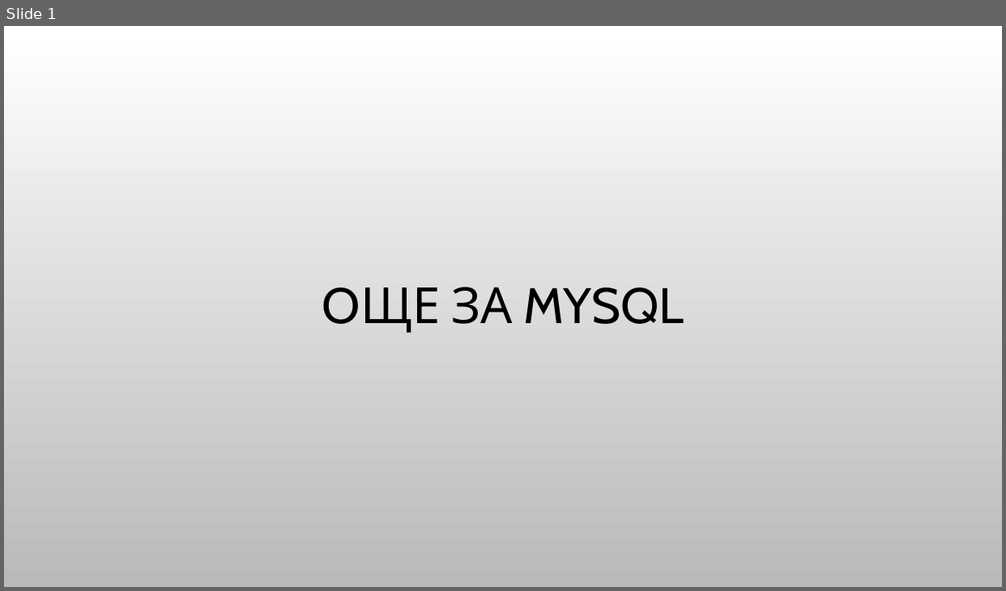
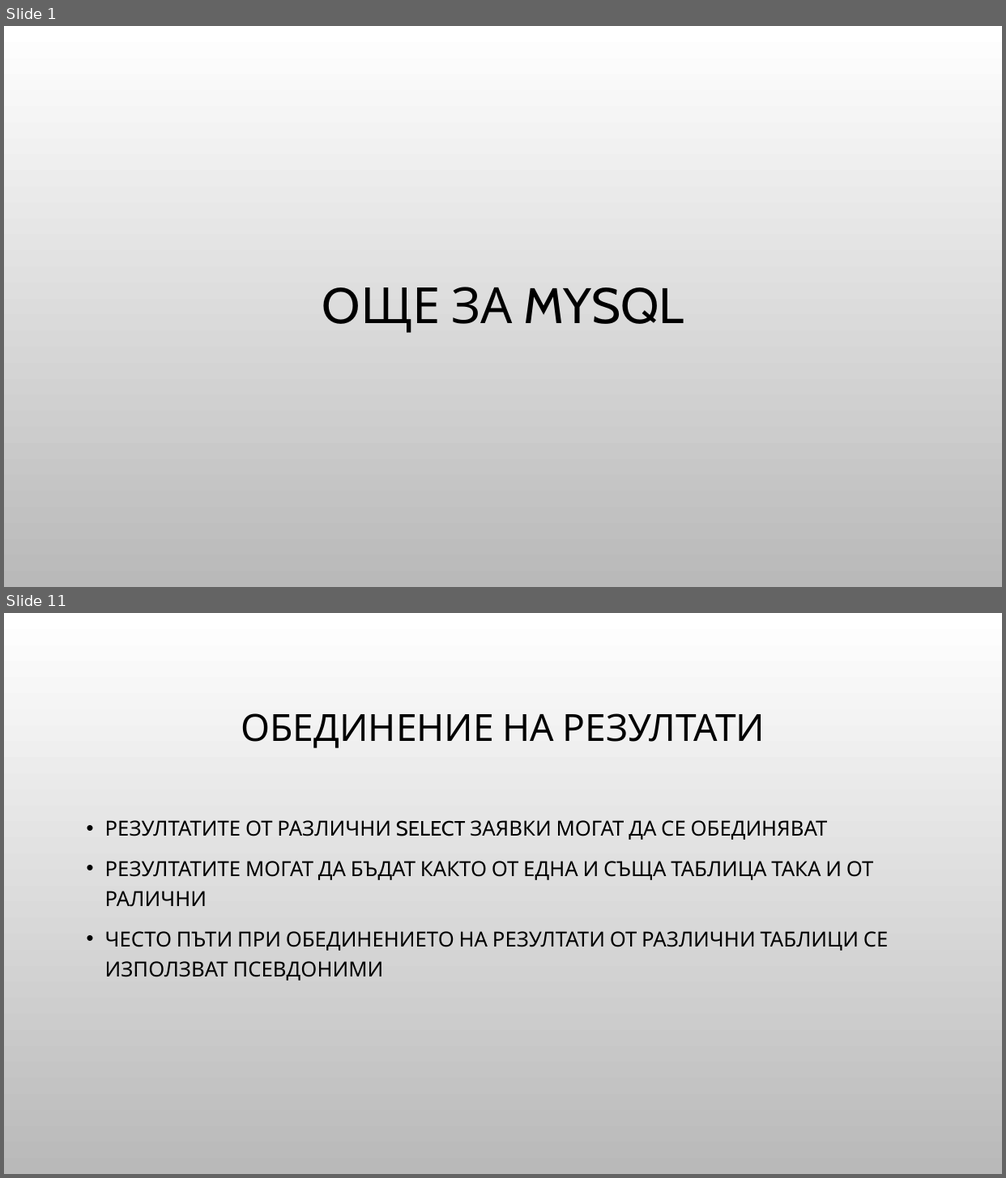
Before and after one commit to Bilyukov/php-mysql-course, a slide deck: 10.advanced-mysql.pptx. Shown one above the other, each under a label of ours: slide 1 before the commit, slides 1 and 11 after it; the slides between them are not shown. The pictures are 1006x591 and 1006x1178 pixels, drawn with LibreOffice and Linux fonts; fonts in the diff are those of the drawing; background and template pictures are left out. Boxes give left, top, right and bottom in pixels: in the first picture for what was removed or moved away, otherwise in the second. Text is boxed around its words. In the diff, an @@ line names an element or a change of style, - is before the commit and + after.

```diff
--- a/10.advanced-mysql.pptx
+++ b/10.advanced-mysql.pptx
@@ slide 11 added at box(4, 613, 1002, 1174), background picture (left out) @@
@@ title added at box(241, 713, 765, 748), 36 pt, text #000000 @@
+ОБЕДИНЕНИЕ НА РЕЗУЛТАТИ
@@ text added at box(105, 820, 889, 981), 20 pt, text #000000 @@
+• РЕЗУЛТАТИТЕ ОТ РАЗЛИЧНИ SELECT ЗАЯВКИ МОГАТ ДА СЕ ОБЕДИНЯВАТ
+• РЕЗУЛТАТИТЕ МОГАТ ДА БЪДАТ КАКТО ОТ ЕДНА И СЪЩА ТАБЛИЦА ТАКА И ОТ РАЛИЧНИ
+• ЧЕСТО ПЪТИ ПРИ ОБЕДИНЕНИЕТО НА РЕЗУЛТАТИ ОТ РАЗЛИЧНИ ТАБЛИЦИ СЕ ИЗПОЛЗВАТ ПСЕВДОНИМИ
```
Also in this commit, not shown: 19 other slides added, 2 slides removed, 15 other files.
